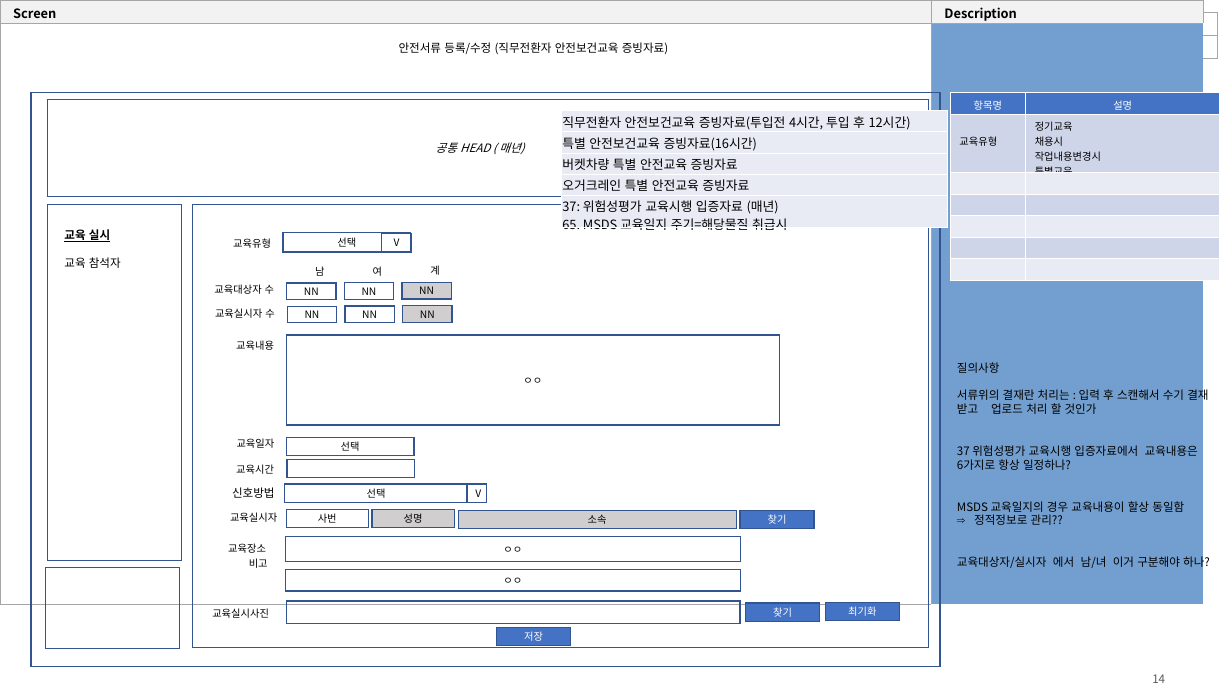
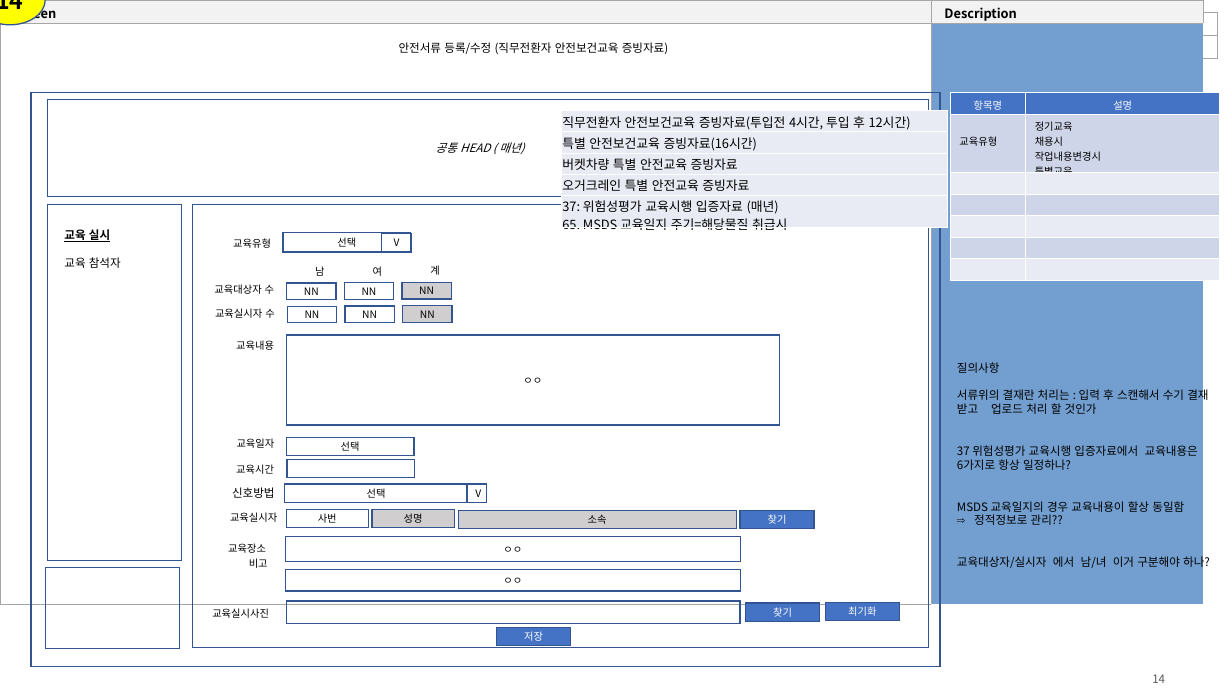
Before and after one commit to yamdeng/ktds-publish, a slide deck: slide 14 of docs/퍼블_페이지작업.pptx. Drawn at 1232x693 pixels with LibreOffice and Linux fonts; fonts in the diff are those of the drawing. Boxes give left, top, right and bottom in pixels: in the first picture for what was removed or moved away, otherwise in the second. Text is boxed around its words. In the diff, an @@ line names an element or a change of style, - is before the commit and + after.

```diff
--- a/docs/퍼블_페이지작업.pptx
+++ b/docs/퍼블_페이지작업.pptx
@@ ellipse added at (0,0,45,25), fill #FFFF00, outline #325491 1 pt, 18 pt, text #000000, bold @@
+14
```
Also in this commit, not shown: 9 other slides changed, 14 other files.
